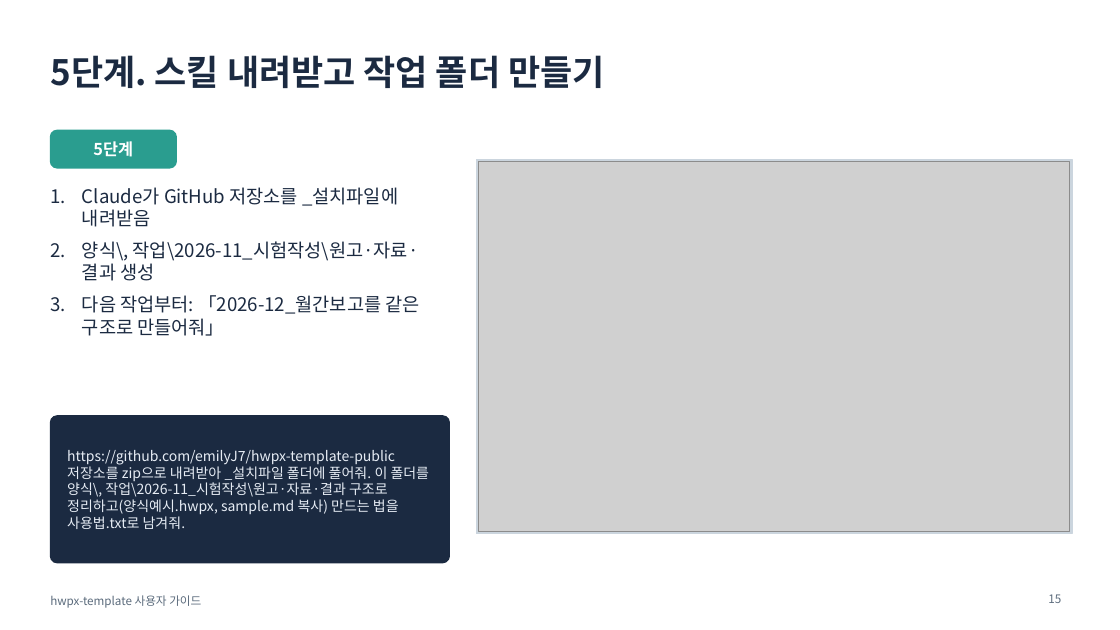
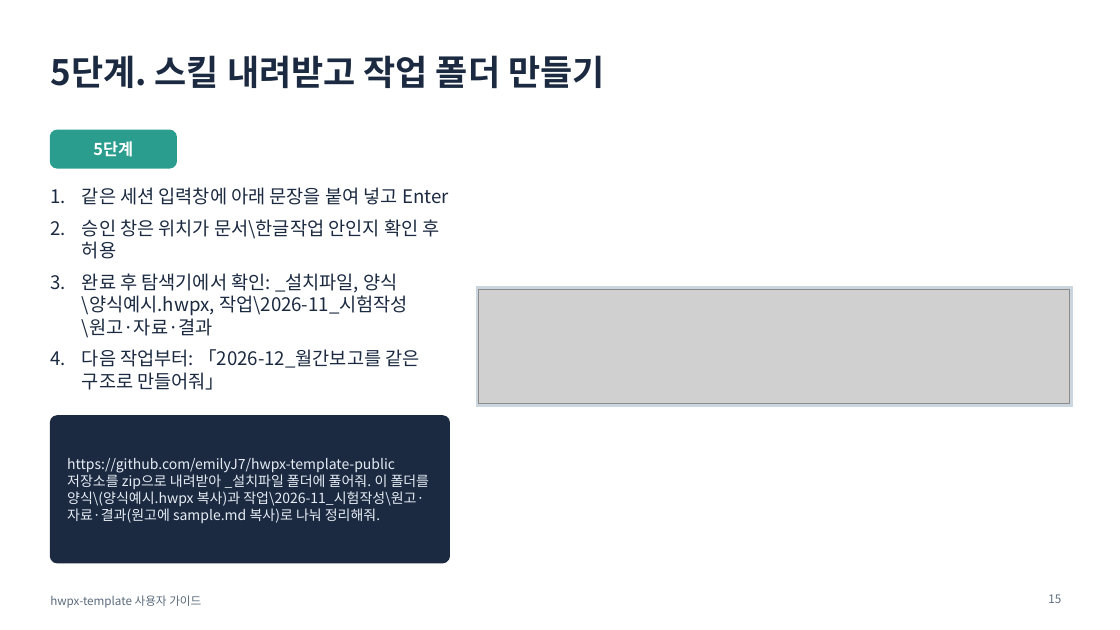
Before and after one commit to emilyJ7/hwpx-template-public, a slide deck: slide 15 of docs/사용자가이드.pptx. Drawn at 1120x630 pixels with LibreOffice and Linux fonts; fonts in the diff are those of the drawing; grey boxes stand for pictures. Boxes give left, top, right and bottom in pixels: in the first picture for what was removed or moved away, otherwise in the second. Text is boxed around its words. In the diff, an @@ line names an element or a change of style, - is before the commit and + after.

```diff
--- a/docs/사용자가이드.pptx
+++ b/docs/사용자가이드.pptx
@@ text at [82,187,449,338]: text changed @@
-1. Claude가 GitHub 저장소를 _설치파일에 내려받음
-2. 양식\, 작업\2026-11_시험작성\원고·자료·결과 생성
+1. 같은 세션 입력창에 아래 문장을 붙여 넣고 Enter
+2. 승인 창은 위치가 문서\한글작업 안인지 확인 후 허용
+3. 완료 후 탐색기에서 확인: _설치파일, 양식\양식예시.hwpx, 작업\2026-11_시험작성\원고·자료·결과
@@ rectangle: place and size @@
-rectangle at [476,160,1072,534]
+rectangle at [476,287,1072,407]
@@ picture: place and size @@
-picture at [479,162,1070,532]
+picture at [479,289,1070,404]
@@ text at [67,458,430,523]: text changed @@
-https://github.com/emilyJ7/hwpx-template-public 저장소를 zip으로 내려받아 _설치파일 폴더에 풀어줘. 이 폴더를 양식\, 작업\2026-11_시험작성\원고·자료·결과 구조로 정리하고(양식예시.hwpx, sample.md 복사) 만드는 법을 사용법.txt로 남겨줘.
+https://github.com/emilyJ7/hwpx-template-public 저장소를 zip으로 내려받아 _설치파일 폴더에 풀어줘. 이 폴더를 양식\(양식예시.hwpx 복사)과 작업\2026-11_시험작성\원고·자료·결과(원고에 sample.md 복사)로 나눠 정리해줘.
```
Also in this commit, not shown: 2 other slides changed, 8 other files.
